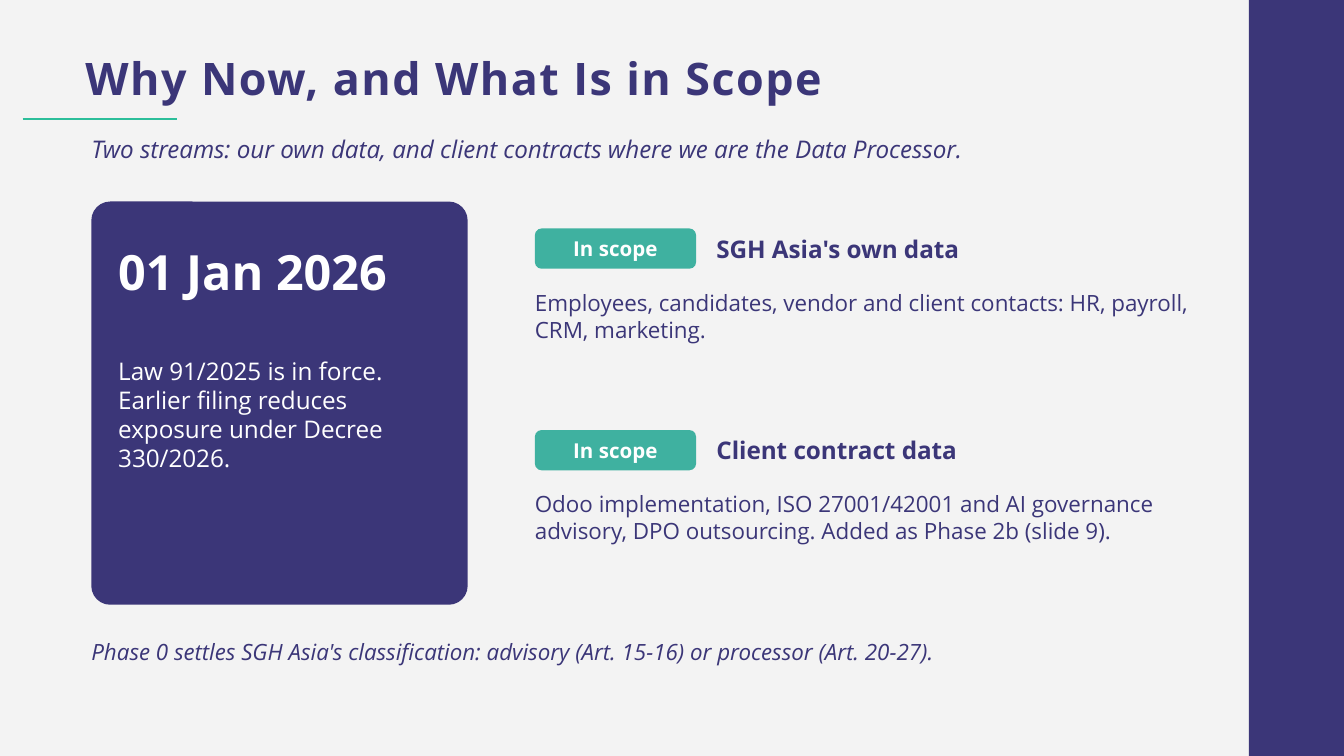
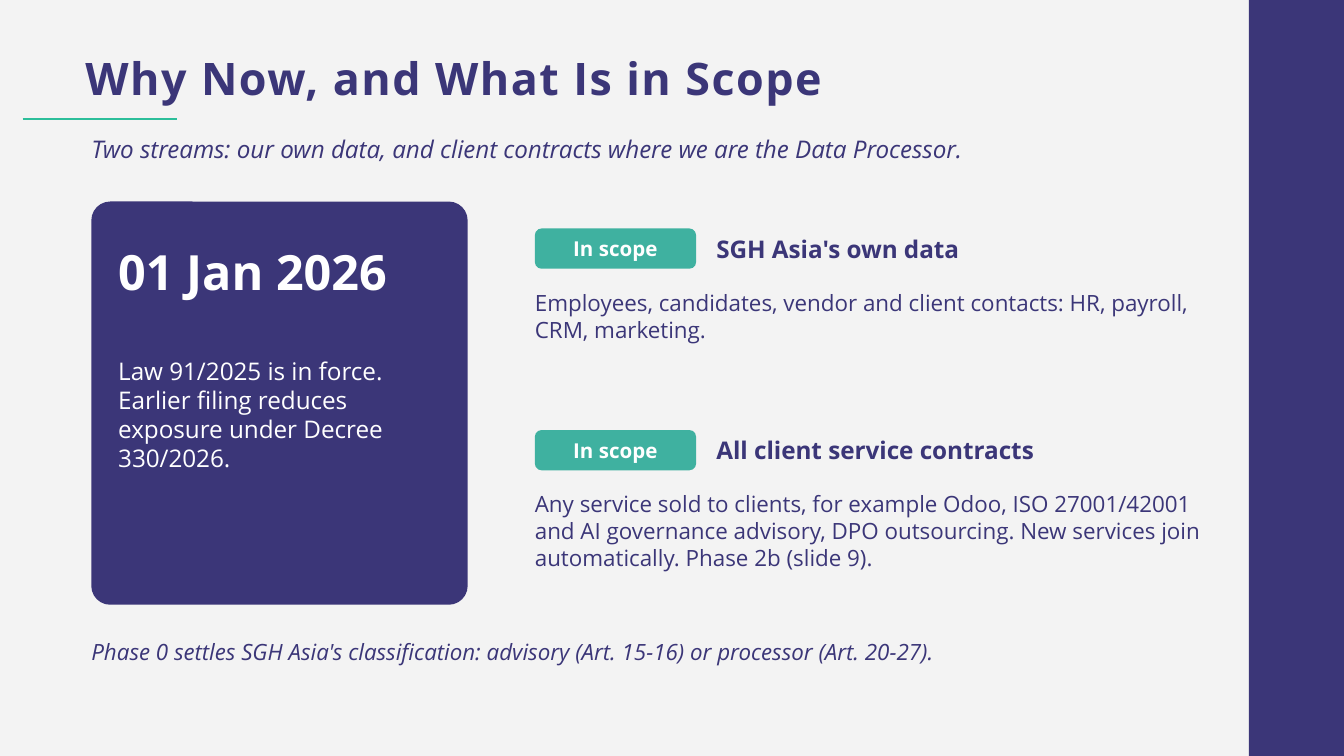
Before and after one commit to tranmyphuc/docs, a slide deck: slide 3 of SGH_Asia_PDPL_BOD_Deck.pptx. Drawn at 1344x756 pixels with LibreOffice and Linux fonts; fonts in the diff are those of the drawing; background and template pictures are left out. Boxes give left, top, right and bottom in pixels: in the first picture for what was removed or moved away, otherwise in the second. Text is boxed around its words. In the diff, an @@ line names an element or a change of style, - is before the commit and + after.

```diff
--- a/SGH_Asia_PDPL_BOD_Deck.pptx
+++ b/SGH_Asia_PDPL_BOD_Deck.pptx
@@ text at (x1=716, y1=440, x2=1034, y2=460): text changed @@
-Client contract data
+All client service contracts
@@ text at (x1=535, y1=495, x2=1200, y2=572): text changed @@
-Odoo implementation, ISO 27001/42001 and AI governance advisory, DPO outsourcing. Added as Phase 2b (slide 9).
+Any service sold to clients, for example Odoo, ISO 27001/42001 and AI governance advisory, DPO outsourcing. New services join automatically. Phase 2b (slide 9).
```
